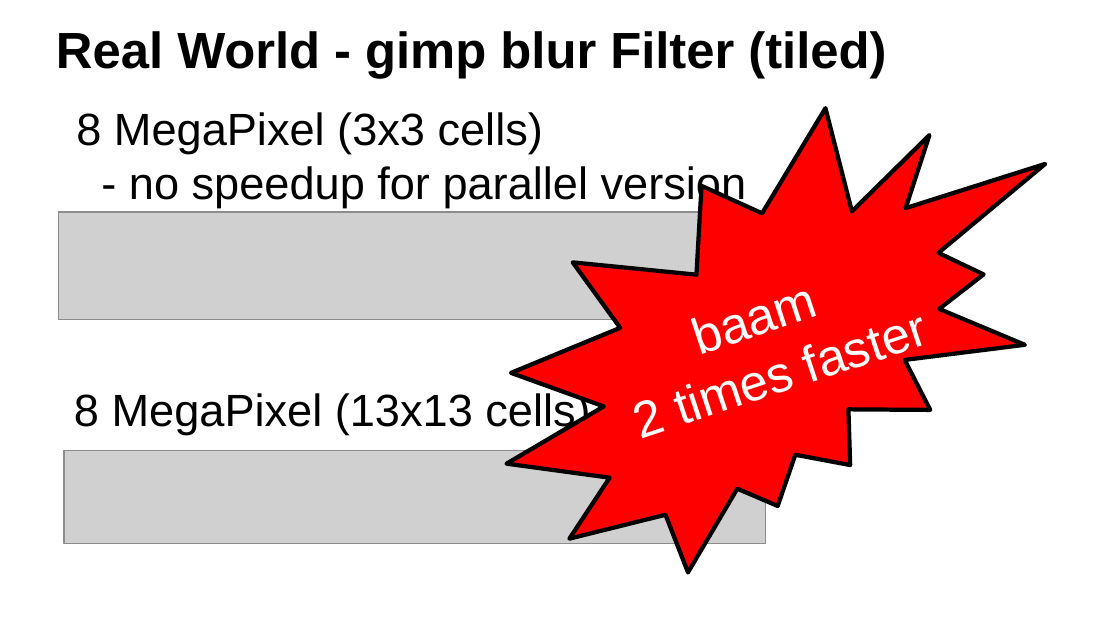
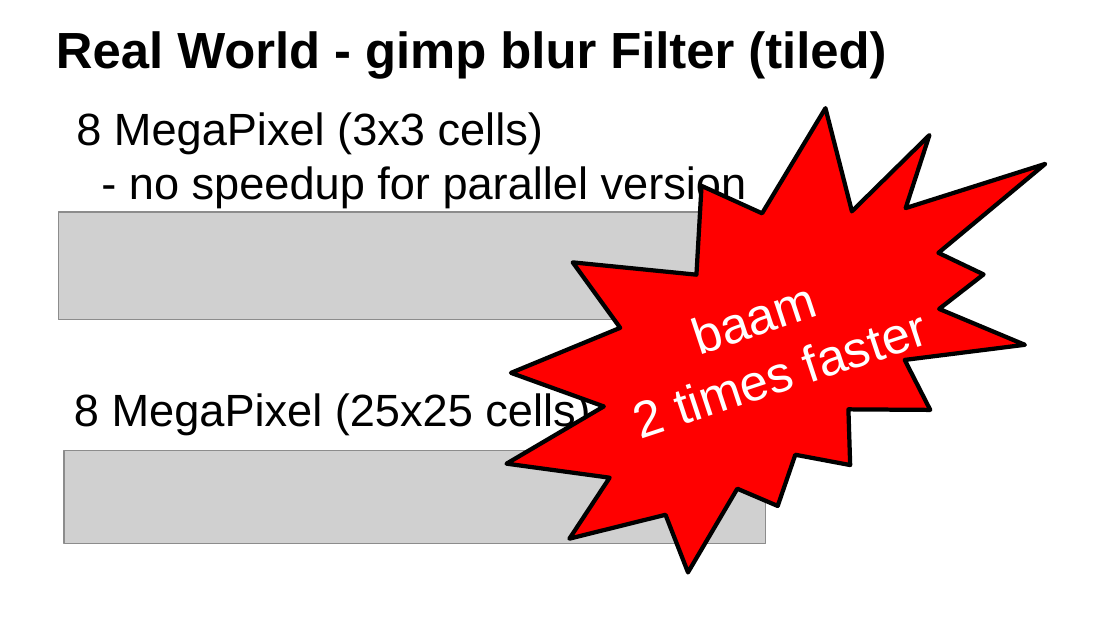
Before and after one commit to ax3l/datenspuren_2016, a slide deck: slide 27 of Slides.odp. Drawn at 1120x630 pixels with LibreOffice and Linux fonts; fonts in the diff are those of the drawing; grey boxes stand for pictures; background and template pictures are left out. Boxes give left, top, right and bottom in pixels: in the first picture for what was removed or moved away, otherwise in the second. Text is boxed around its words. In the diff, an @@ line names an element or a change of style, - is before the commit and + after.

```diff
--- a/Slides.odp
+++ b/Slides.odp
@@ text at box(74, 390, 590, 434): text changed @@
-8 MegaPixel (13x13 cells)
+8 MegaPixel (25x25 cells)
```
Also in this commit, not shown: 5 other slides changed, 8 slides added.
